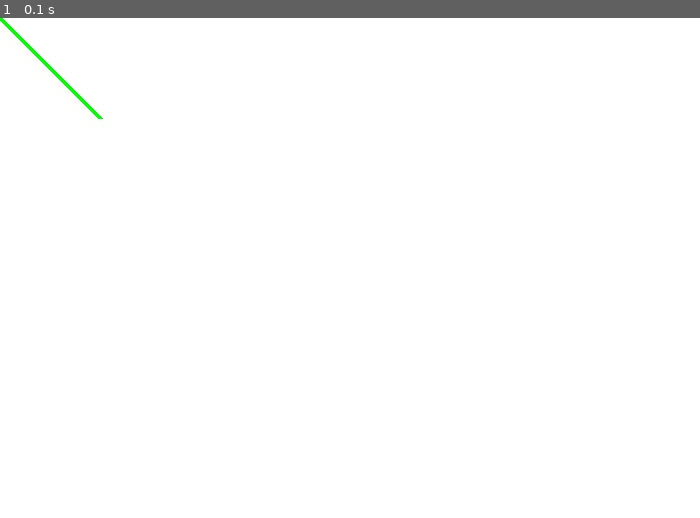
Above: before the commit, frame 1.
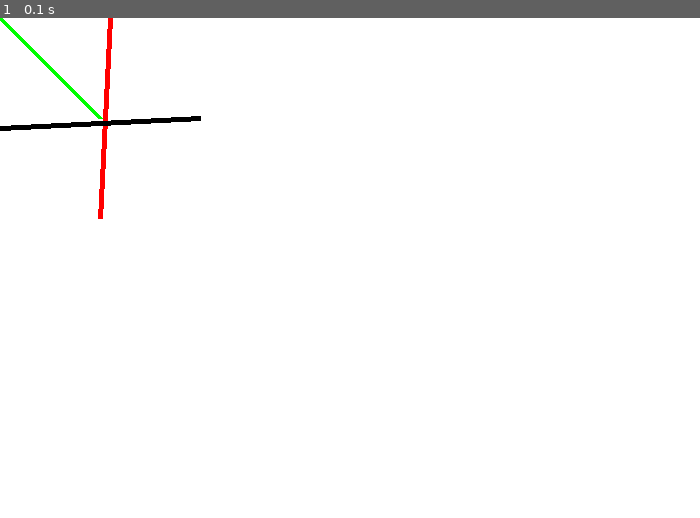
Above: after the commit, the same moment.

Repository: Majicbob/pygame-learning
Game: pygame game, started from programarcadegames.com/chapter5.py
Two runs of this game, one before a commit and one after it. Both use one fixed random seed, a clock stepped at 60 frames per second and the inputs below.
Inputs:
- Up to frame 1 (0.1 s): no input

The runs differ from the first frame. In frame 1, 0.6% of the frame differs, in the area x 0-29%, y 0-41%.

Commit message:
draw lines

Diff:
--- a/programarcadegames.com/chapter5.py
+++ b/programarcadegames.com/chapter5.py
@@ -5,7 +5,8 @@
 
 # Explanation video: http://youtu.be/vRB_983kUMc
 
-import pygame
+import pygame, sys, os, random
+from pygame.locals import *
 
 # Define some colors
 black    = (   0,   0,   0)
@@ -49,6 +50,8 @@
     screen.fill(white)
 
     pygame.draw.line(screen, green, [0,0], [100,100], 5)
+    pygame.draw.line(screen, red,   [110,0], [100,200], 5)
+    pygame.draw.line(screen, black, [0,110], [200,100], 5)
 
     # ALL CODE TO DRAW SHOULD GO ABOVE THIS COMMENT
 
@@ -61,4 +64,4 @@
 # Close the window and quit.
 # If you forget this line, the program will 'hang'
 # on exit if running from IDLE.
-pygame.quit ()
+pygame.quit()
